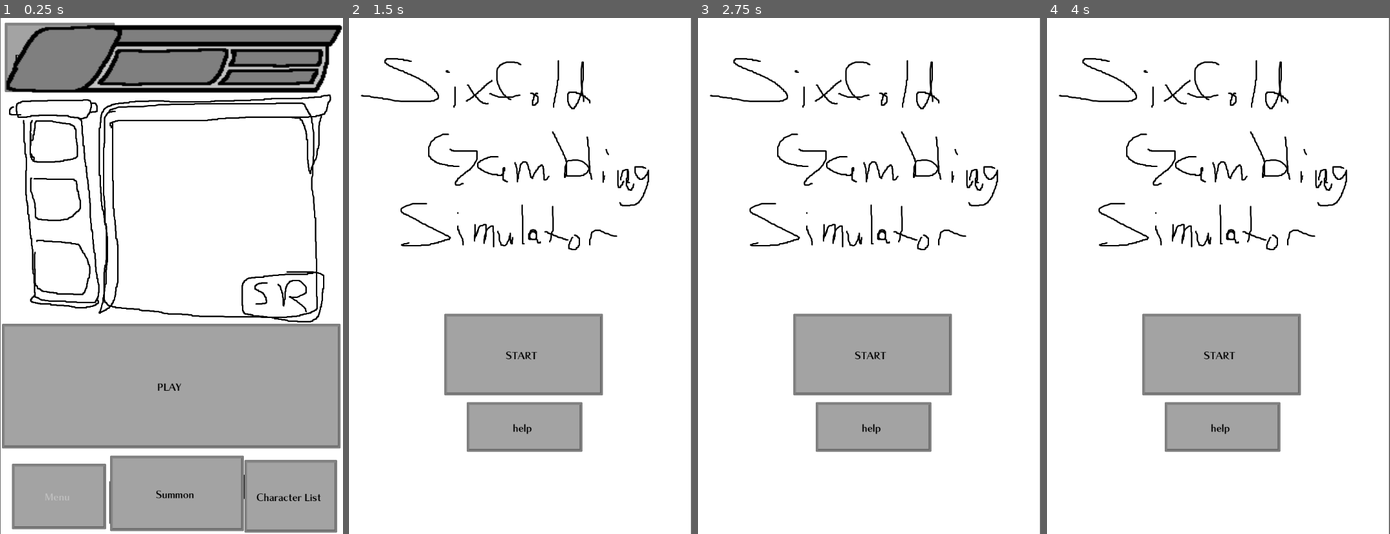
Above: before the commit, frames 1-4 (left to right).
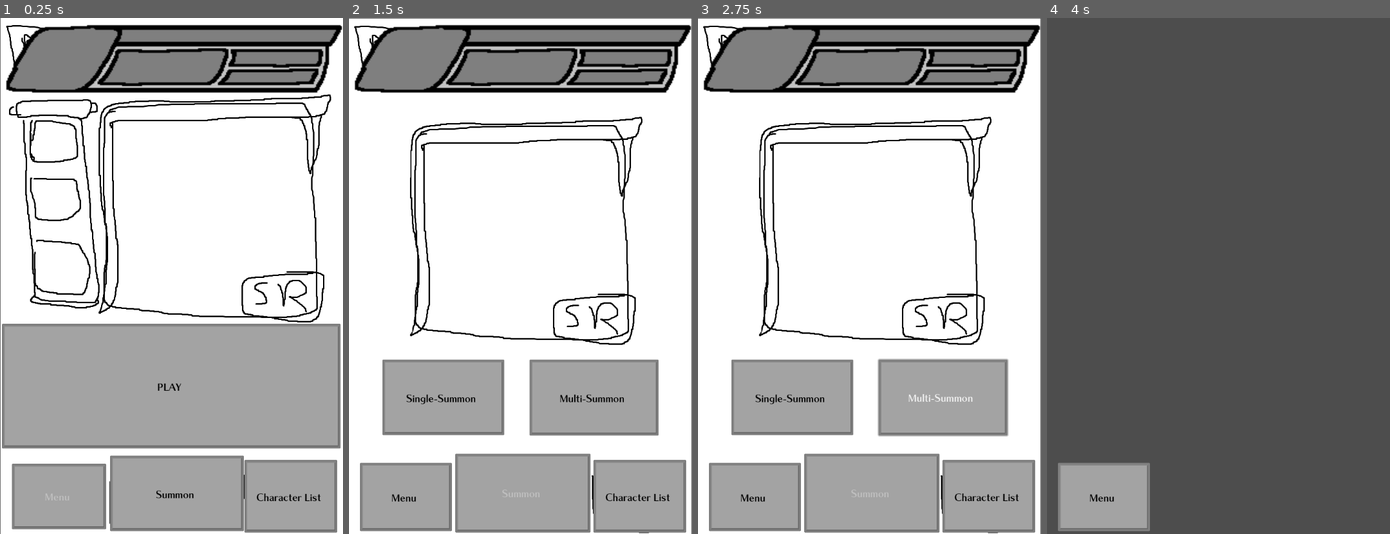
Above: after the commit, the same moments.

Repository: machina344/sixfold-gacha
Game: Godot game, scene res://scenes/MainMenu.tscn
Two runs of this game, one before a commit and one after it. Both use one fixed random seed, a clock stepped at 60 frames per second and the inputs below.
Inputs (mouse positions are in pixels of both pictures, inside the frame that each line leads up to):
- Up to frame 1 (0.25 s): no input
- Up to frame 2 (1.5 s): click (407, 59) at 0.5 s, where only the run before the commit has a clickable "Back to Main Menu"; click (527, 492) at 1.25 s, where only the run after the commit has a clickable "Summon"
- Up to frame 3 (2.75 s): click (941, 399) at 2 s, where only the run after the commit has a clickable "Multi-Summon"
- Up to frame 4 (4 s): click (1105, 497) at 2.75 s, where only the run after the commit has a clickable "Menu"; click (1338, 497) at 3.5 s, where only the run after the commit has a clickable "Character List"

The runs differ from the first frame. In frame 1, 0.8% of the frame differs, in the area x 1-34%, y 0-15%; in frame 2, 43%; in frame 3, 43%; in frame 4, 100%, in the area x 0-100%, y 0-100%.
Error in both runs: Attempt to call function 'doAfterLoad' in base 'null instance' on a null instance. (res://scenes/main_menu.gd:7)

Commit message:
Economy Update
Added visual indicators for both free and premium currency. Play button now currency adds 100 premium currency to your save file, which is the amount required to perform a multi-summon.

Diff:
--- a/project.godot
+++ b/project.godot
@@ -25,3 +25,7 @@
 
 window/size/viewport_width=720
 window/size/viewport_height=1080
+
+[gui]
+
+theme/custom_font="res://assets/FOT-ChiaroStd-B.otf"
--- a/scenes/CharacterList.tscn
+++ b/scenes/CharacterList.tscn
@@ -1,12 +1,35 @@
-[gd_scene load_steps=3 format=3 uid="uid://dsektaybkf54y"]
+[gd_scene load_steps=4 format=3 uid="uid://dsektaybkf54y"]
 
 [ext_resource type="Script" path="res://scenes/character_list.gd" id="1_1yo2r"]
 [ext_resource type="Theme" uid="uid://c1vds42xiuak4" path="res://assets/interactables/buttons.tres" id="1_la5e8"]
+[ext_resource type="Texture2D" uid="uid://c4p3yedumk6bj" path="res://assets/backgrounds/characterList.png" id="2_b05sa"]
 
 [node name="CharacterList" type="Control"]
 layout_mode = 3
 anchors_preset = 0
 script = ExtResource("1_1yo2r")
+
+[node name="NinePatchRect" type="NinePatchRect" parent="."]
+visible = false
+layout_mode = 0
+offset_right = 720.0
+offset_bottom = 1080.0
+texture = ExtResource("2_b05sa")
+
+[node name="GridContainer" type="GridContainer" parent="NinePatchRect"]
+layout_mode = 1
+anchors_preset = 8
+anchor_left = 0.5
+anchor_top = 0.5
+anchor_right = 0.5
+anchor_bottom = 0.5
+offset_left = -359.5
+offset_top = -539.5
+offset_right = 359.5
+offset_bottom = 539.5
+grow_horizontal = 2
+grow_vertical = 2
+columns = 5
 
 [node name="MenuButton" type="Button" parent="."]
 layout_mode = 0
--- a/scenes/MainMenu.tscn
+++ b/scenes/MainMenu.tscn
@@ -14,15 +14,8 @@
 position = Vector2(361, 540)
 texture = ExtResource("1_dqnpd")
 
-[node name="BackButton" type="Button" parent="."]
-offset_left = 10.0
-offset_top = 10.0
-offset_right = 215.0
-offset_bottom = 155.0
-theme = ExtResource("2_m1fgp")
-text = "Back to Main Menu"
-
 [node name="MainMenuButton" type="Button" parent="."]
+layout_mode = 0
 offset_left = 25.0
 offset_top = 933.0
 offset_right = 223.0
@@ -33,6 +26,7 @@
 "
 
 [node name="SummonButton" type="Button" parent="."]
+layout_mode = 0
 offset_left = 231.0
 offset_top = 916.0
 offset_right = 512.0
@@ -41,6 +35,7 @@
 text = "Summon"
 
 [node name="CListButton" type="Button" parent="."]
+layout_mode = 0
 offset_left = 513.0
 offset_top = 925.0
 offset_right = 708.0
@@ -50,6 +45,7 @@
 "
 
 [node name="PlayButton" type="Button" parent="."]
+layout_mode = 0
 offset_left = 4.0
 offset_top = 640.0
 offset_right = 715.0
@@ -63,6 +59,6 @@
 scale = Vector2(2.45333, 1.93)
 texture = ExtResource("4_gh3wq")
 
-[connection signal="pressed" from="BackButton" to="." method="_on_back_button_pressed"]
 [connection signal="pressed" from="SummonButton" to="." method="_on_summon_button_pressed"]
 [connection signal="pressed" from="CListButton" to="." method="_on_c_list_button_pressed"]
+[connection signal="pressed" from="PlayButton" to="." method="_on_play_button_pressed"]
--- a/scenes/SummonScene.tscn
+++ b/scenes/SummonScene.tscn
@@ -83,13 +83,6 @@
 text = "Multi-Summon
 "
 
-[node name="SummonIcons" type="AnimatedSprite2D" parent="."]
-visible = false
-position = Vector2(367, 459)
-sprite_frames = SubResource("SpriteFrames_ooebg")
-animation = &"Units"
-speed_scale = 0.0
-
 [node name="COverlay" type="Sprite2D" parent="."]
 visible = false
 position = Vector2(359, 542)
@@ -141,9 +134,16 @@
 "
 
 [node name="MenuRank" type="Sprite2D" parent="."]
-position = Vector2(361, 86.5)
-scale = Vector2(2.39333, 1.93)
+position = Vector2(351.5, 86.5)
+scale = Vector2(2.45667, 1.93)
 texture = ExtResource("9_rtcew")
+
+[node name="SummonIcons" type="AnimatedSprite2D" parent="."]
+visible = false
+position = Vector2(367, 459)
+sprite_frames = SubResource("SpriteFrames_ooebg")
+animation = &"Units"
+speed_scale = 0.0
 
 [connection signal="pressed" from="SingleSummon" to="." method="_on_single_summon_pressed"]
 [connection signal="pressed" from="MultiSummon" to="." method="_on_multi_summon_pressed"]
--- a/scenes/basePage.gd
+++ b/scenes/basePage.gd
@@ -4,6 +4,12 @@
 var save_file_path = 'user://save/'
 var save_file_name = 'PlayerSave.tres'
 var time_in_seconds = 0.5
+
+var uiElements
+
+func _ready():
+	uiElements = load("res://scripts/UI/UIManager.gd").new()
+	add_child(uiElements)
 
 func _notification(what):
 	if what == NOTIFICATION_WM_CLOSE_REQUEST:
--- a/scenes/character_list.gd
+++ b/scenes/character_list.gd
@@ -1,29 +1,7 @@
 extends BasePage
 
-var game_board = []
-var board_width = 5
-var board_height = 1
-
 func _ready():
-	# Create a 3x3 game board filled with empty strings
-	for y in board_height:
-		game_board.append([])
-		for x in board_width:
-			game_board[y].append("")
-	_getWidth()
-
-	# Set a value at a specific position
-	game_board[0][1] = "X"
-
-	# Print the board
-	for y in board_height:
-		print(game_board[y])
-
-
-func _getWidth():
-	var test = PlayerDataContainer.playerData.characterBox[PlayerDataContainer.playerData.characterbox.size()-1]
-	print(test)
-
+	pass
 
 func _on_menu_button_pressed():
 	get_tree().change_scene_to_file("res://scenes/MainMenu.tscn")
--- a/scenes/main_menu.gd
+++ b/scenes/main_menu.gd
@@ -5,12 +5,12 @@
 	PlayerDataContainer.playerData = ResourceLoader.load(save_file_path + save_file_name)
 	get_tree().set_auto_accept_quit(false) # Disable automatic quitting
 	PlayerDataContainer.playerData.doAfterLoad()
+	uiElements = load("res://scripts/UI/UIManager.gd").new()
+	add_child(uiElements)
+
 
 func verify_save_directory(path : String):
 	DirAccess.make_dir_absolute(path) #Making sure that the path exists, creating it if it doesn't
-
-func _on_back_button_pressed():
-	get_tree().change_scene_to_file("res://scenes/StartScreen.tscn")
 
 func _on_summon_button_pressed():
 	get_tree().change_scene_to_file("res://scenes/SummonScene.tscn")
@@ -18,3 +18,7 @@
 
 func _on_c_list_button_pressed() -> void:
 	get_tree().change_scene_to_file("res://scenes/CharacterList.tscn") # Replace with function body.
+
+
+func _on_play_button_pressed() -> void:
+	PlayerDataContainer.playerData.premiumCurrency += 100
--- a/scenes/summon_scene.gd
+++ b/scenes/summon_scene.gd
@@ -2,12 +2,27 @@
 
 var MultiSize = 10
 
+@onready var multiButton = get_node("MultiSummon")
+@onready var singleButton = get_node("SingleSummon")
+
 func _on_single_summon_pressed():
-	await translate_unit_info()
+	if PlayerDataContainer.playerData.premiumCurrency >= 10:
+		PlayerDataContainer.playerData.premiumCurrency -= 10
+		await translate_unit_info()
+	else:
+		singleButton.text = "Not Enough Gems!"
+		await get_tree().create_timer(time_in_seconds).timeout
+		singleButton.text = "Single-Summon"
 
 func _on_multi_summon_pressed(): # Multi summon button
-	for n in MultiSize:
-		await translate_unit_info()
+	if PlayerDataContainer.playerData.premiumCurrency >= 100:
+		PlayerDataContainer.playerData.premiumCurrency -= 100
+		for n in MultiSize:
+			await translate_unit_info()
+	else:
+		multiButton.text = "Not Enough Gems!"
+		await get_tree().create_timer(time_in_seconds).timeout
+		multiButton.text = "Multi-Summon"
 
 func translate_unit_info():
 	var template = UnitRegistry.getRandomTemplate() #Retrieving the information, will also use this function to translate the information into picture actions and more.
--- /dev/null
+++ b/scripts/UI/UIManager.gd
@@ -0,0 +1,29 @@
+extends CanvasLayer
+
+var PlayerElements := {}
+# Called when the node enters the scene tree for the first time.
+func _ready():
+	create_elements() # Replace with function body.
+
+# Called every frame. 'delta' is the elapsed time since the previous frame.
+func create_elements():
+	var premiumCurrencyLabel = Label.new()
+	premiumCurrencyLabel.text = str(PlayerDataContainer.playerData.premiumCurrency)
+	premiumCurrencyLabel.set_position(Vector2(488, 115))
+	premiumCurrencyLabel.set("theme_override_colors/font_color", Color(0.39215687, 0.58431375, 0.92941177, 1))
+	add_child(premiumCurrencyLabel)
+	PlayerElements["premiumCurrency"] = premiumCurrencyLabel
+
+	var freeCurrencyLabel = Label.new()
+	freeCurrencyLabel.text = str(PlayerDataContainer.playerData.coinCurrency)
+	freeCurrencyLabel.set_position(Vector2(500, 75))
+	freeCurrencyLabel.set("theme_override_colors/font_color", Color(1, 0.84313726, 0,1.0))
+	add_child(freeCurrencyLabel)
+	PlayerElements["freeCurrency"] = freeCurrencyLabel
+
+
+
+
+func _process(delta) -> void:
+	PlayerElements["premiumCurrency"].text = str(PlayerDataContainer.playerData.premiumCurrency)
+	PlayerElements["freeCurrency"].text = str(PlayerDataContainer.playerData.coinCurrency)
Binary file added: assets/backgrounds/characterList.png
Not shown, added: assets/backgrounds/characterList.png.import
